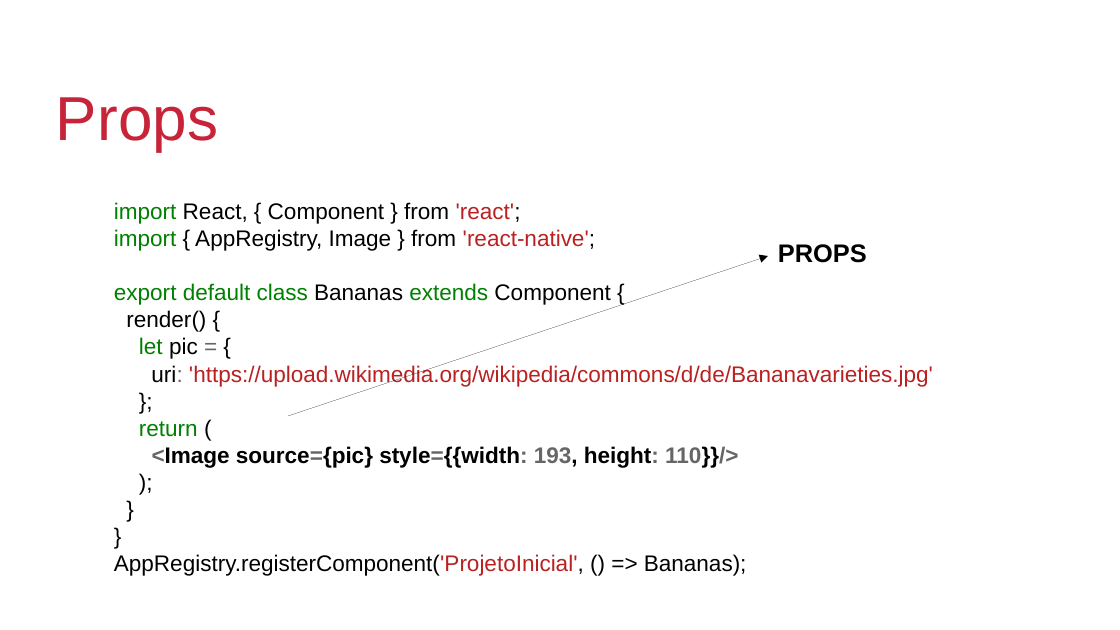
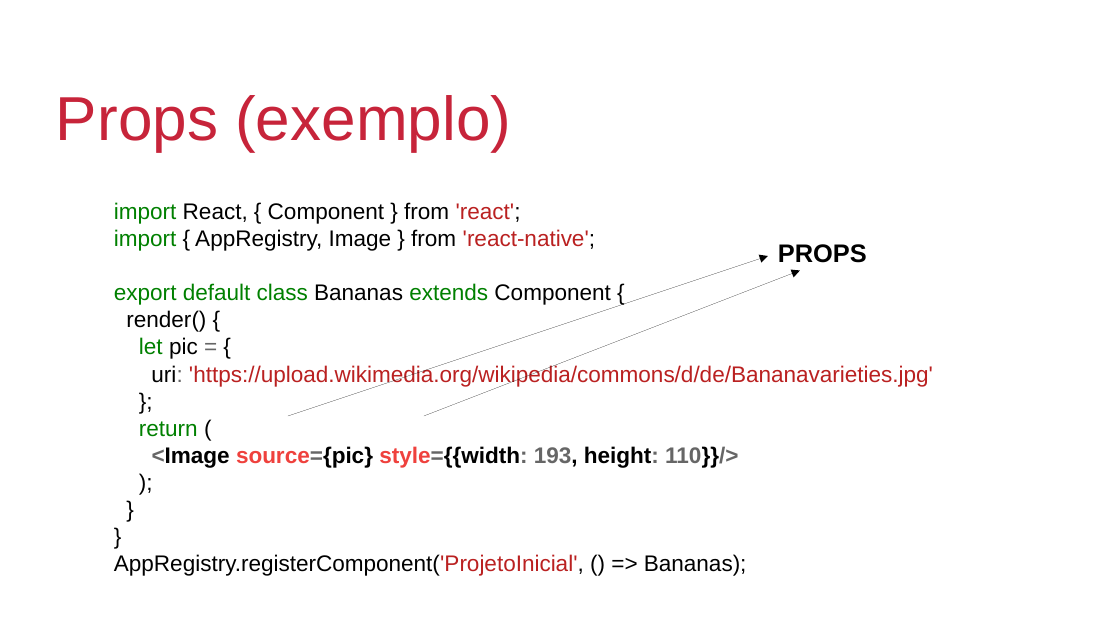
Before and after one commit to johnmagt/PIDM-2019_2, a slide deck: slide 23 of SLIDES/aula01.odp (slide 20 before the commit). Drawn at 1120x630 pixels with LibreOffice and Linux fonts; fonts in the diff are those of the drawing; background and template pictures are left out. Boxes give left, top, right and bottom in pixels: in the first picture for what was removed or moved away, otherwise in the second. Text is boxed around its words. In the diff, an @@ line names an element or a change of style, - is before the commit and + after.

```diff
--- a/SLIDES/aula01.odp
+++ b/SLIDES/aula01.odp
@@ title at <box>56,95,511,151</box>: text changed @@
-Props
+Props (exemplo)
@@ arrow added from (424, 416) to (800, 270), #000000 0 pt @@
@@ text at <box>152,446,738,468</box>: text colour #000000 to #EF413D in "source={pic} style={{width:" @@
```
Also in this commit, not shown: 7 other slides changed, 11 slides added, 1 slide removed, 1 other file.
